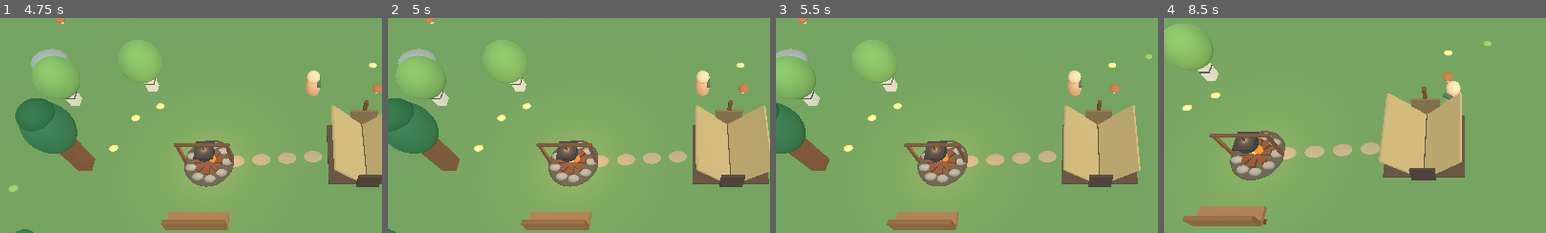
Above: before the commit, frames 1-4 (left to right).
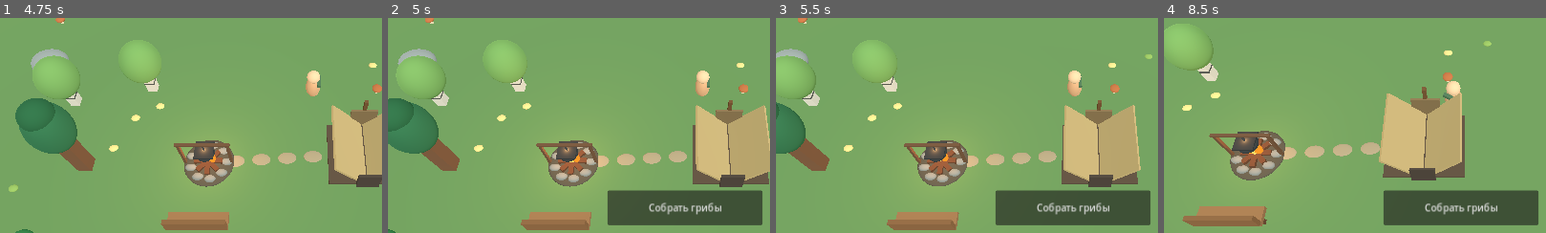
Above: after the commit, the same moments.

Repository: hjz2tz7cgv-ctrl/DikiyKrayGodot
Game: Godot game, scene res://scenes/main.tscn
The game is run twice, just before and just after one commit, with the same random seed, the same clock (stepped at 60 frames per second) and the same inputs.
Inputs (mouse positions are % of the whole screen's width and height, from its top left):
- Up to frame 1 (4.75 s): click "Рюкзак" at 0.5 s; click "Действие" at 1.25 s; click "Крафт" at 2 s; click "Закрыть" at 2.75 s; click "−" at 3.5 s; move the mouse to (72, 45) at 4.27 s; hold Right (ui_right) from 4.28 s (still down); click (72, 45) at 4.42 s
- Up to frame 2 (5 s): keep holding Right (ui_right)
- Up to frame 3 (5.5 s): release Right (ui_right) at 5 s; click (50, 79) at 5 s, where only the run after the commit has a clickable "Собрать грибы"
- Up to frame 4 (8.5 s): click "+" at 5.75 s; drag from (30, 55) to (45, 70) at 6.52 s; move the mouse to (60, 28) at 7.27 s; hold Right (ui_right) 7.28-8 s; click (60, 28) at 7.42 s; drag from (45, 70) to (20, 35) at 8.02 s
The pictures show only the part of the screen within x 11-61%, y 35-85%; the shares and areas given below are measured in that part.

Frame 1 is identical in both runs. In frame 2, 6.7% of the frame differs, in the area x 57-98%, y 80-97%; in frame 3, 6.7%; in frame 4, 6.7%.

Commit message:
Add files via upload

Diff:
--- a/scripts/main.gd
+++ b/scripts/main.gd
@@ -73,6 +73,8 @@
 var bag_label: Label
 var zoom_label: Label
 var action_button: Button
+var nearby_button: Button
+var water_portions := 0
 var action_menu: PanelContainer
 var action_list: VBoxContainer
 var action_options: Array[String] = []
@@ -571,6 +573,30 @@
     action_button.focus_mode = Control.FOCUS_NONE
     action_button.pressed.connect(_open_action_menu)
     top.add_child(action_button)
+    nearby_button = Button.new()
+    nearby_button.text = "Действие рядом"
+    nearby_button.custom_minimum_size = Vector2(205, 54)
+    nearby_button.focus_mode = Control.FOCUS_NONE
+    nearby_button.visible = false
+    nearby_button.pressed.connect(_perform_nearby_action)
+    # Отдельный слой поверх HUD: кнопку не перекроют панели или фон.
+    var nearby_layer := CanvasLayer.new()
+    nearby_layer.layer = 15
+    add_child(nearby_layer)
+    var nearby_root := Control.new()
+    nearby_root.set_anchors_and_offsets_preset(Control.PRESET_FULL_RECT)
+    nearby_root.mouse_filter = Control.MOUSE_FILTER_IGNORE
+    nearby_layer.add_child(nearby_root)
+    nearby_root.add_child(nearby_button)
+    nearby_button.anchor_left = 0.5
+    nearby_button.anchor_right = 0.5
+    nearby_button.anchor_top = 1.0
+    nearby_button.anchor_bottom = 1.0
+    nearby_button.offset_left = -130.0
+    nearby_button.offset_right = 130.0
+    nearby_button.offset_top = -180.0
+    nearby_button.offset_bottom = -122.0
+    nearby_button.mouse_filter = Control.MOUSE_FILTER_STOP
     action_menu = PanelContainer.new()
     root.add_child(action_menu)
     action_menu.set_anchors_preset(Control.PRESET_CENTER)
@@ -685,6 +711,7 @@
     if bag_panel.visible:
         action_menu.visible = false
         craft_panel.visible = false
+    _update_nearby_action()
     _update_ui()
 
 func _zoom(amount: float) -> void:
@@ -708,10 +735,17 @@
 
 func _survival_action(kind: String) -> void:
     var here := Vector2(player.position.x, player.position.z)
-    if kind == "water":
+    if kind == "drink":
+        if water_portions > 0:
+            water_portions -= 1
+            thirst = minf(100.0, thirst + 65.0)
+            status_message = "Ты попил воды из фляги"
+        else:
+            status_message = "Во фляге нет воды"
+    elif kind == "water":
         if here.distance_to(LAKE_CENTER) <= LAKE_RADIUS + 2.5:
-            thirst = minf(100.0, thirst + 65.0)
-            status_message = "Фляга наполнена — ты попил воды"
+            water_portions = mini(5, water_portions + 1)
+            status_message = "Набрана вода во флягу (%d/5)" % water_portions
         else:
             status_message = "Подойди к берегу озера"
     elif kind == "cook":
@@ -749,30 +783,14 @@
     for child in action_list.get_children():
         child.queue_free()
     action_options.clear()
-    var here := Vector2(player.global_position.x, player.global_position.z)
-    if here.distance_to(FIRE_POS) <= 4.0:
-        _add_action_option("Пожарить мясо", "cook")
-    if here.distance_to(LAKE_CENTER) <= LAKE_RADIUS + 2.5:
-        _add_action_option("Попить воды", "water")
-    var resource_index := _nearest_resource()
-    if resource_index >= 0:
-        var kind: String = resources[resource_index]["kind"]
-        var title := "Собрать ресурс"
-        if kind == "tree":
-            title = "Добыть дерево"
-        elif kind == "rock":
-            title = "Добыть камень"
-        elif kind == "berry":
-            title = "Собрать ягоды"
-        elif kind == "mushroom":
-            title = "Собрать грибы"
-        _add_action_option(title, "resource")
     if int(inventory.get("berry", 0)) > 0:
         _add_action_option("Съесть ягоды", "berry")
     if int(inventory.get("mushroom", 0)) > 0:
         _add_action_option("Съесть гриб", "mushroom")
     if int(inventory.get("cooked_meat", 0)) > 0:
         _add_action_option("Съесть жареное мясо", "cooked_meat")
+    if water_portions > 0:
+        _add_action_option("Попить воды (%d)" % water_portions, "drink")
     _add_action_option("Крафт", "craft")
     var close := Button.new()
     close.text = "Закрыть"
@@ -806,10 +824,47 @@
     _update_nearby_action()
 
 func _update_nearby_action() -> void:
-    # Кнопка «Действие» всегда рядом с «Рюкзаком».
-    # Доступные действия обновляются при открытии меню.
-    if action_button != null:
-        action_button.visible = true
+    if nearby_button == null or player == null:
+        return
+    nearby_action_kind = ""
+    nearby_button.visible = false
+    if bag_panel.visible or action_menu.visible or craft_panel.visible or sleep_panel.visible or sleep_in_progress:
+        return
+    var here := Vector2(player.global_position.x, player.global_position.z)
+    if here.distance_to(FIRE_POS) <= 4.0:
+        nearby_action_kind = "cook"
+        nearby_button.text = "Пожарить мясо у костра"
+    elif here.distance_to(LAKE_CENTER) <= LAKE_RADIUS + 2.5:
+        nearby_action_kind = "water"
+        nearby_button.text = "Набрать воды"
+    else:
+        var index := _nearest_resource()
+        if index >= 0:
+            nearby_action_kind = "resource"
+            var kind: String = resources[index]["kind"]
+            if kind == "tree":
+                nearby_button.text = "Добыть дерево"
+            elif kind == "rock":
+                nearby_button.text = "Добыть камень"
+            elif kind == "berry":
+                nearby_button.text = "Собрать ягоды"
+            elif kind == "mushroom":
+                nearby_button.text = "Собрать грибы"
+            else:
+                nearby_button.text = "Собрать ресурс"
+    nearby_button.visible = nearby_action_kind != ""
+
+func _perform_nearby_action() -> void:
+    # Повторно проверяем дистанцию в момент нажатия.
+    _update_nearby_action()
+    if nearby_action_kind == "cook":
+        _survival_action("cook")
+    elif nearby_action_kind == "water":
+        _survival_action("water")
+    elif nearby_action_kind == "resource":
+        var index := _nearest_resource()
+        if index >= 0:
+            _begin_mining(index)
 
 func _nearest_resource() -> int:
     var closest := -1
@@ -1117,6 +1172,8 @@
             # Не захватываем касания по контекстной кнопке действий.
             if action_button != null and action_button.visible and Rect2(action_button.global_position, action_button.size).has_point(event.position):
                 return
+            if nearby_button != null and nearby_button.visible and Rect2(nearby_button.global_position, nearby_button.size).has_point(event.position):
+                return
             # Верхняя центральная область отдана кнопкам + и −.
             if event.position.y < 70.0 and absf(event.position.x - viewport_width * 0.5) < 80.0:
                 return
